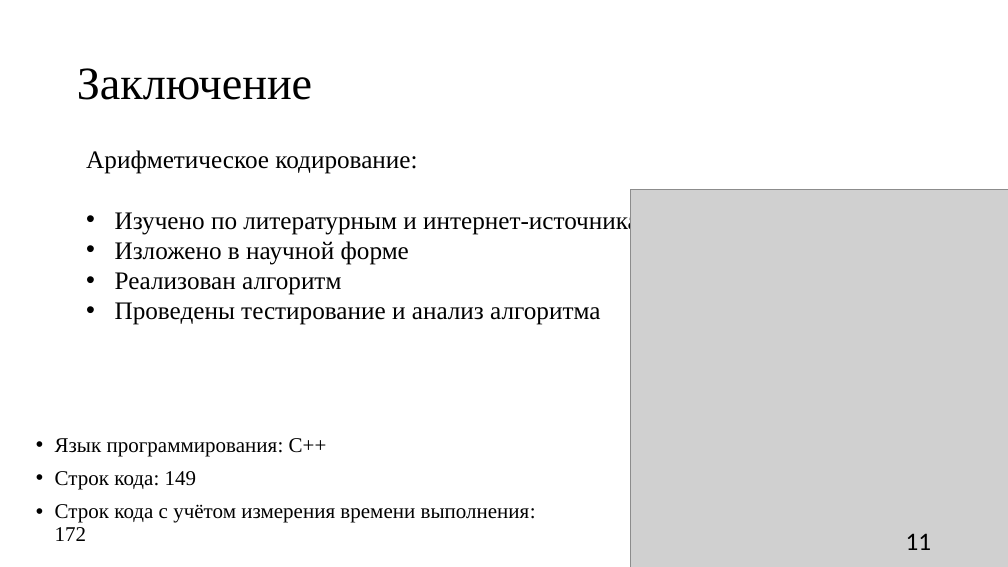
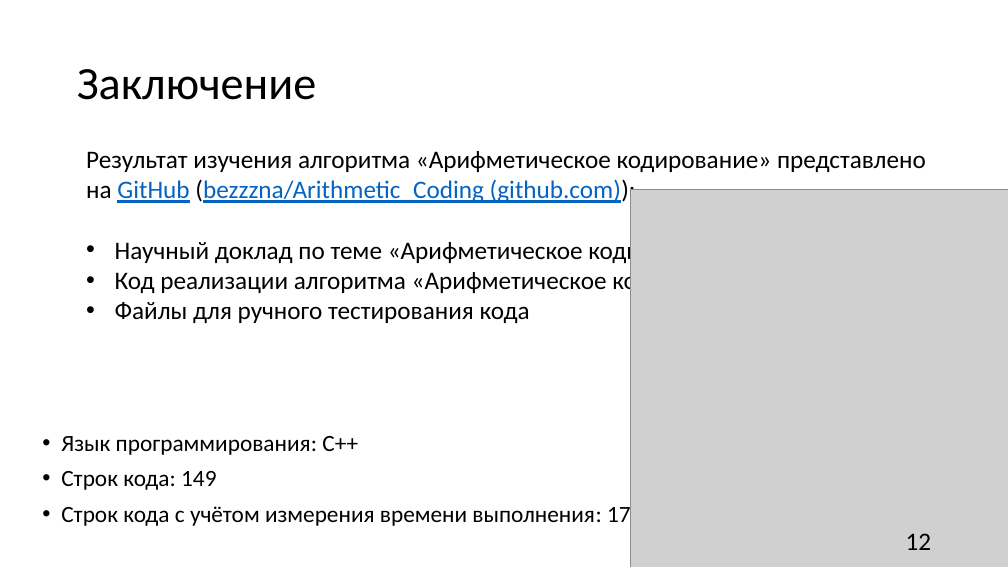
Before and after one commit to bezzzna/Algoritm, a slide deck: slide 12 of Arithmetic coding.pptx (slide 11 before the commit). Drawn at 1008x567 pixels with LibreOffice and Linux fonts; fonts in the diff are those of the drawing; grey boxes stand for pictures. Boxes give left, top, right and bottom in pixels: in the first picture for what was removed or moved away, otherwise in the second. Text is boxed around its words. In the diff, an @@ line names an element or a change of style, - is before the commit and + after.

```diff
--- a/Arithmetic coding.pptx
+++ b/Arithmetic coding.pptx
@@ title "Заключение" at (77,69,316,100): font Times New Roman to Calibri @@
@@ text at (86,151,926,323): text changed; font Times New Roman to Calibri @@
-Арифметическое кодирование:
-• Изучено по литературным и интернет-источникам
-• Изложено в научной форме
-• Реализован алгоритм
-• Проведены тестирование и анализ алгоритма
+Результат изучения алгоритма «Арифметическое кодирование» представлено на GitHub (bezzzna/Arithmetic_Coding (github.com)):
+• Научный доклад по теме «Арифметическое кодирование»
+• Код реализации алгоритма «Арифметическое кодирование»
+• Файлы для ручного тестирования кода
@@ text "Язык программирования: C++" at (61,436,642,528): size 20 to 22.2 pt, font Times New Roman to Calibri @@
@@ page number at (906,533,932,550): text changed @@
-11
+12
```
Also in this commit, not shown: 6 other slides changed, 5 slides added, 4 slides removed.
